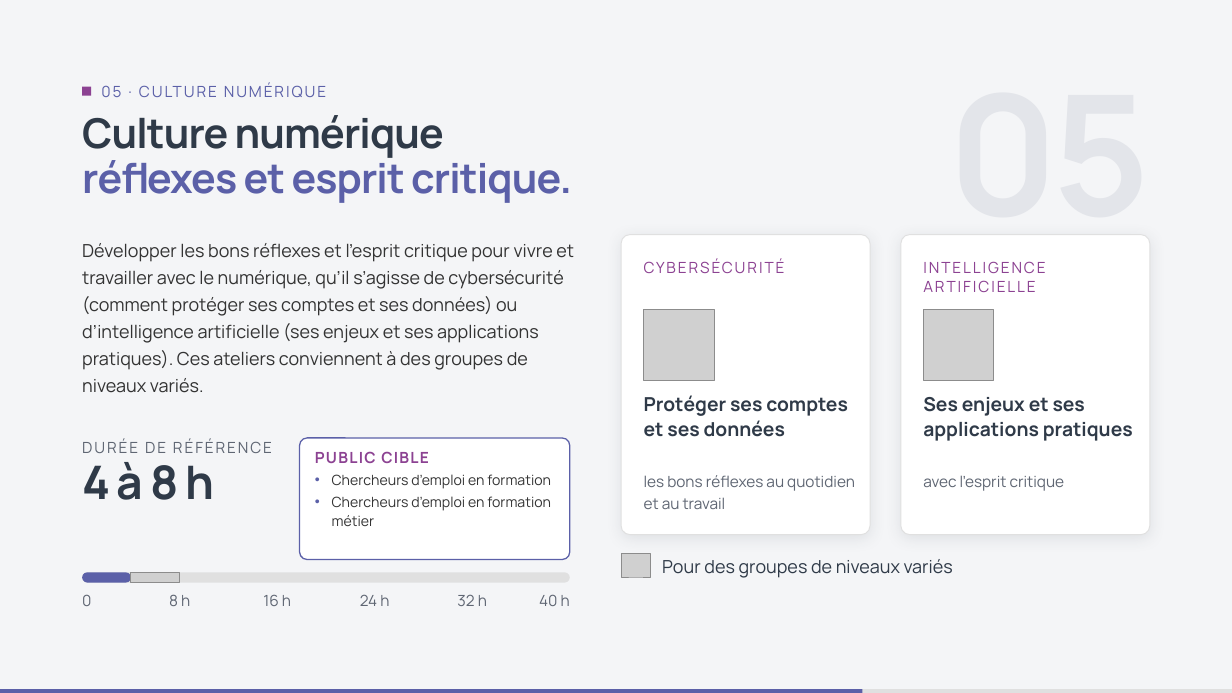
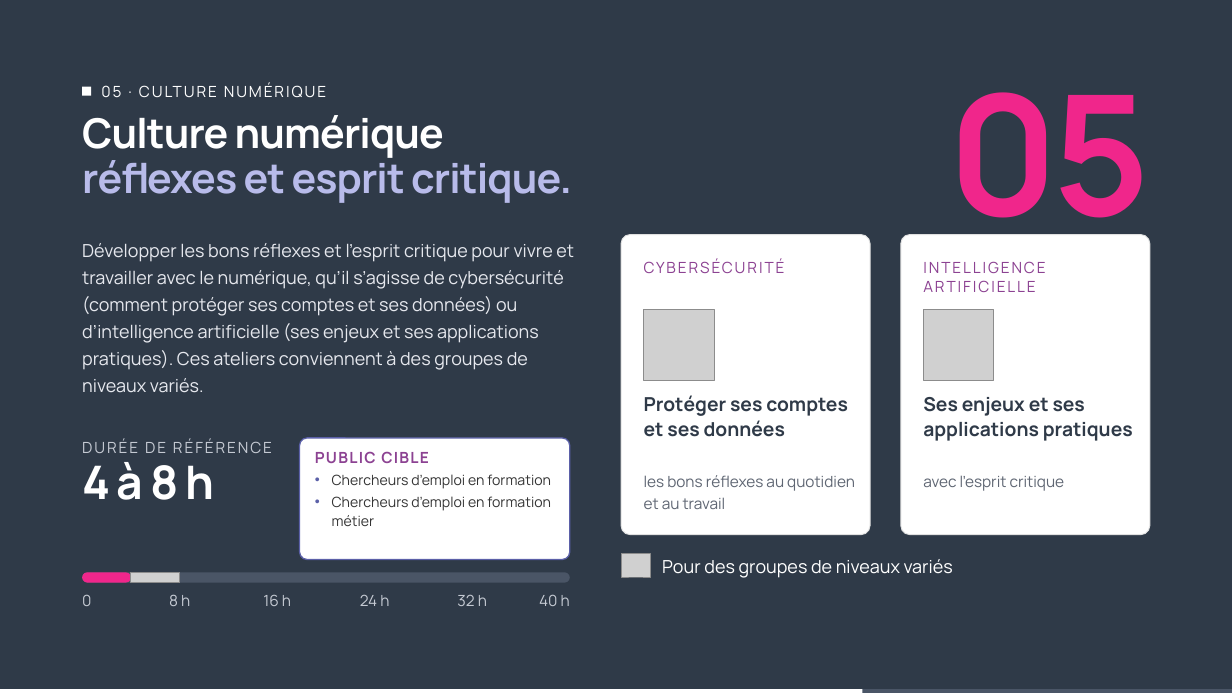
Before and after one commit to DigitalFactory-lab/Catalogue-DigitalFactory, a slide deck: slide 7 of Types-ateliers-Digital-Factory.pptx. Drawn at 1232x693 pixels with LibreOffice and Linux fonts; fonts in the diff are those of the drawing; grey boxes stand for pictures. Boxes give left, top, right and bottom in pixels: in the first picture for what was removed or moved away, otherwise in the second. Text is boxed around its words. In the diff, an @@ line names an element or a change of style, - is before the commit and + after.

```diff
--- a/Types-ateliers-Digital-Factory.pptx
+++ b/Types-ateliers-Digital-Factory.pptx
@@ background #F4F5F7 to #2F3A48 @@
@@ rectangle at <box>82,87,91,96</box>: fill #8C4292 to #FFFFFF @@
@@ text "05 · CULTURE NUMÉRIQUE" at <box>102,81,936,104</box>: text colour #5B60A8 to #FFFFFF @@
@@ text "05" at <box>949,92,1150,259</box>: text colour #E3E5EA to #F0268B @@
@@ title "Culture numérique" at <box>82,115,572,203</box>: text colour #2F3A48 to #FFFFFF in "Culture numérique"; text colour #5B60A8 to #B8BBEA in "réflexes et esprit critique." @@
@@ text "Développer les bons réflexes et ..." at <box>82,243,574,393</box>: text colour #333333 to #E6E8EE @@
@@ text "4 à 8 h" at <box>82,462,214,500</box>: text colour #2F3A48 to #FFFFFF @@
@@ text "Pour des groupes de niveaux ..." at <box>662,559,953,578</box>: text colour #2F3A48 to #FFFFFF @@
@@ rounded rectangle at <box>82,572,131,582</box>: fill #5B60A8 to #F0268B @@
@@ rounded rectangle at <box>82,572,570,582</box>: fill #E0E0E0 to #4A5566 @@
@@ text colour #5F6673 to #C5CAD3 in 7 elements at <box>82,439,272,453</box>, <box>82,594,91,606</box>, <box>169,594,190,606</box>, <box>263,595,291,606</box>, <box>360,595,389,606</box>, <box>457,595,487,606</box>, <box>539,594,570,606</box> @@
@@ rectangle at <box>0,689,862,693</box>: fill #5B60A8 to #FFFFFF @@
@@ rectangle at <box>0,689,1232,693</box>: fill #E0E0E0 to #4A5566 @@
```
Also in this commit, not shown: 7 other slides changed, 12 other files.
